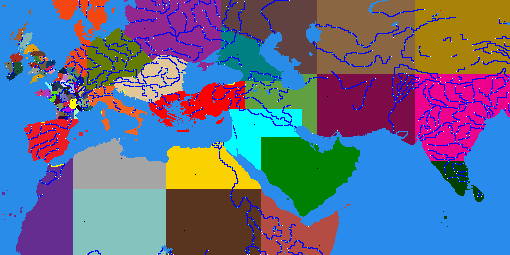
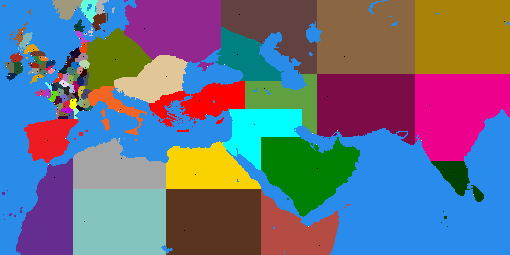
Layers edited between the first and the second 510×255 image:
hid "map_features_transparent" over 3, 0, 510, 255
painted on "map_regions" over 52, 0, 153, 86
